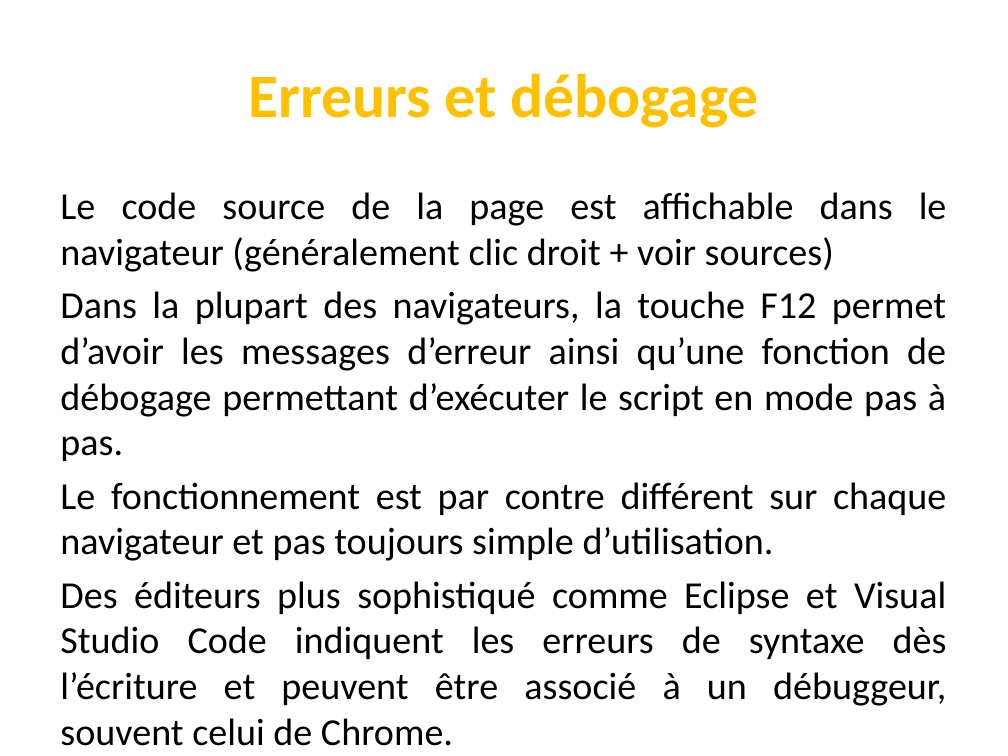
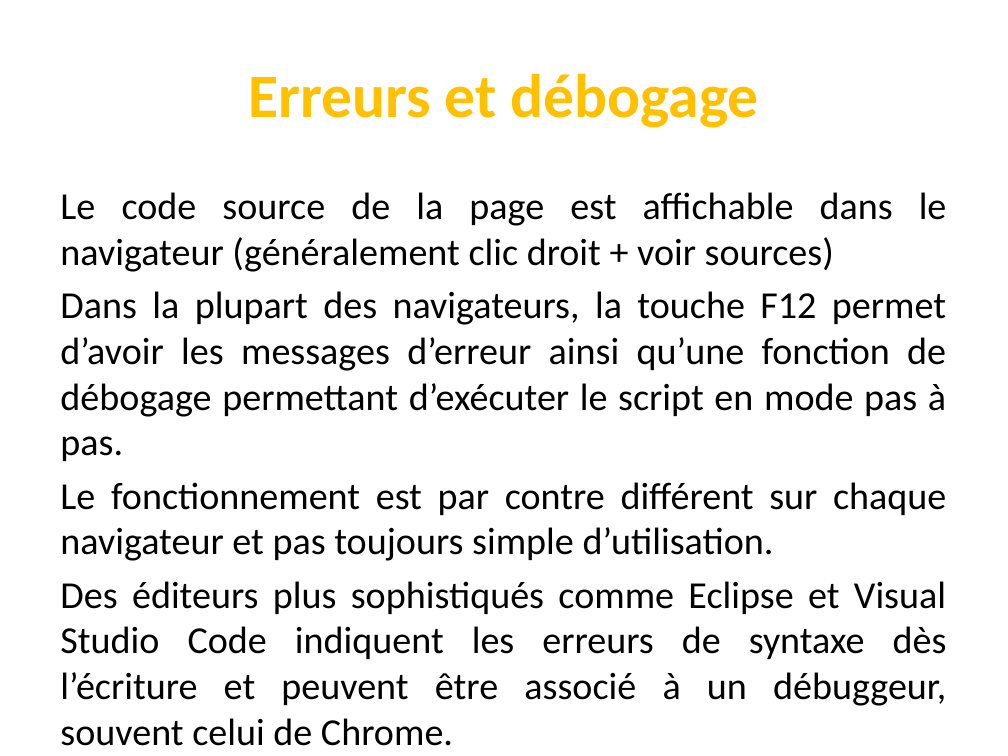
Before and after one commit to codeRoomMarseille/JavaScript_20180914, a slide deck: slide 16 of javascript.pptx. Drawn at 1008x756 pixels with LibreOffice and Linux fonts; fonts in the diff are those of the drawing. Boxes give left, top, right and bottom in pixels: in the first picture for what was removed or moved away, otherwise in the second. Text is boxed around its words. In the diff, an @@ line names an element or a change of style, - is before the commit and + after.

```diff
--- a/javascript.pptx
+++ b/javascript.pptx
@@ text at (x1=60, y1=581, x2=947, y2=746): text changed @@
-Des éditeurs plus sophistiqué comme Eclipse et Visual Studio Code indiquent les erreurs de syntaxe dès l’écriture et peuvent être associé à un débuggeur, souvent celui de Chrome.
+Des éditeurs plus sophistiqués comme Eclipse et Visual Studio Code indiquent les erreurs de syntaxe dès l’écriture et peuvent être associé à un débuggeur, souvent celui de Chrome.
```
Also in this commit, not shown: 3 other slides changed.
